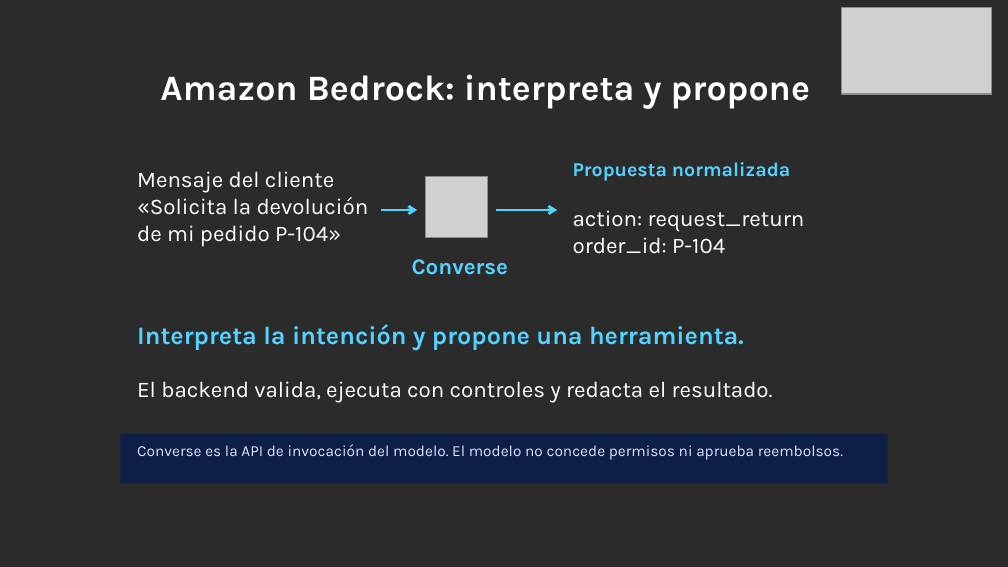
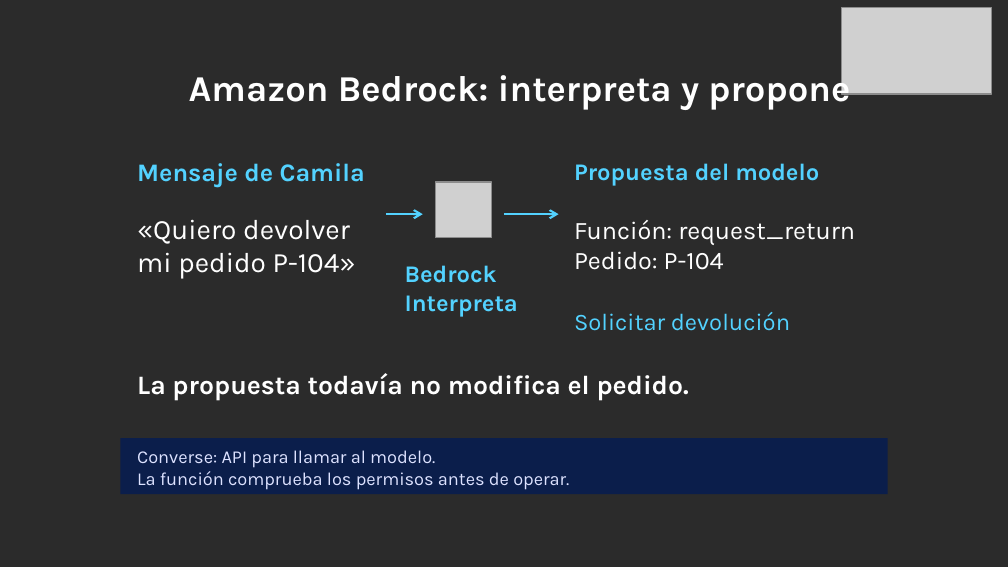
Before and after one commit to dannyfriz/aws-ecommerce-agent-demo, a slide deck: slide 14 of docs/presentaciones/Danny_Friz_SCD_2026_arquitectura_IA.pptx. Drawn at 1008x567 pixels with LibreOffice and Linux fonts; fonts in the diff are those of the drawing; grey boxes stand for pictures; background and template pictures are left out; a plain dark background stands for a picture behind light text. Boxes give left, top, right and bottom in pixels: in the first picture for what was removed or moved away, otherwise in the second. Text is boxed around its words. In the diff, an @@ line names an element or a change of style, - is before the commit and + after.

Commit message:
docs: aclarar el contenido visible de las diapositivas para estudiantes

```diff
--- a/docs/presentaciones/Danny_Friz_SCD_2026_arquitectura_IA.pptx
+++ b/docs/presentaciones/Danny_Friz_SCD_2026_arquitectura_IA.pptx
@@ text "Amazon Bedrock: interpreta y propone" at <box>189,68,850,110</box>: size 25.5 to 26 pt @@
@@ text added at <box>137,163,365,188</box>, 18 pt, text #53D2FF, bold @@
+Mensaje de Camila
@@ text at <box>574,163,819,186</box>: text changed; size 14 to 17 pt @@
-Propuesta normalizada
+Propuesta del modelo
@@ picture: place and size @@
-picture at <box>425,176,487,238</box>
+picture at <box>435,182,492,239</box>
@@ text at <box>137,219,356,279</box>: text changed; size 16 to 20 pt @@
-Mensaje del cliente
-«Solicita la devolución
-de mi pedido P-104»
+«Quiero devolver
+mi pedido P-104»
@@ arrow moved from (381, 210) - (417, 210) to (386, 214) - (422, 214) @@
@@ arrow (386, 214) - (422, 214): stroke #53D2FF 1.8 pt to #53D2FF 1.5 pt @@
@@ arrow moved from (496, 210) - (557, 210) to (504, 214) - (558, 214) @@
@@ arrow (504, 214) - (558, 214): stroke #53D2FF 1.8 pt to #53D2FF 1.5 pt @@
@@ text at <box>574,220,855,270</box>: text changed; size 16 to 18 pt @@
-action: request_return
-order_id: P-104
+Función: request_return
+Pedido: P-104
@@ text added at <box>405,265,518,317</box>, 17 pt, text #53D2FF, bold @@
+Bedrock
+Interpreta
@@ text removed at <box>412,259,508,275</box> @@
-Converse
@@ text removed at <box>137,324,744,350</box> @@
-Interpreta la intención y propone una herramienta.
@@ text added at <box>574,312,790,331</box>, 17 pt, text #53D2FF @@
+Solicitar devolución
@@ text removed at <box>137,381,773,403</box> @@
-El backend valida, ejecuta con controles y redacta el resultado.
@@ text added at <box>137,373,689,401</box>, 19 pt, text #FFFFFF, bold @@
+La propuesta todavía no modifica el pedido.
@@ rectangle: place and size @@
-rectangle at <box>120,434,887,484</box>
+rectangle at <box>120,438,887,495</box>
@@ rectangle at <box>120,438,887,495</box>: fill #0B1E4B at 90% opacity to #0B1E4B @@
@@ text removed at <box>137,444,843,460</box> @@
-Converse es la API de invocación del modelo. El modelo no concede permisos ni aprueba reembolsos.
@@ text added at <box>137,450,569,490</box>, 13 pt, text #DDE2FF @@
+Converse: API para llamar al modelo.
+La función comprueba los permisos antes de operar.
```
Also in this commit, not shown: 23 other slides changed, 1 slide added, 1 slide removed, 4 other files.
